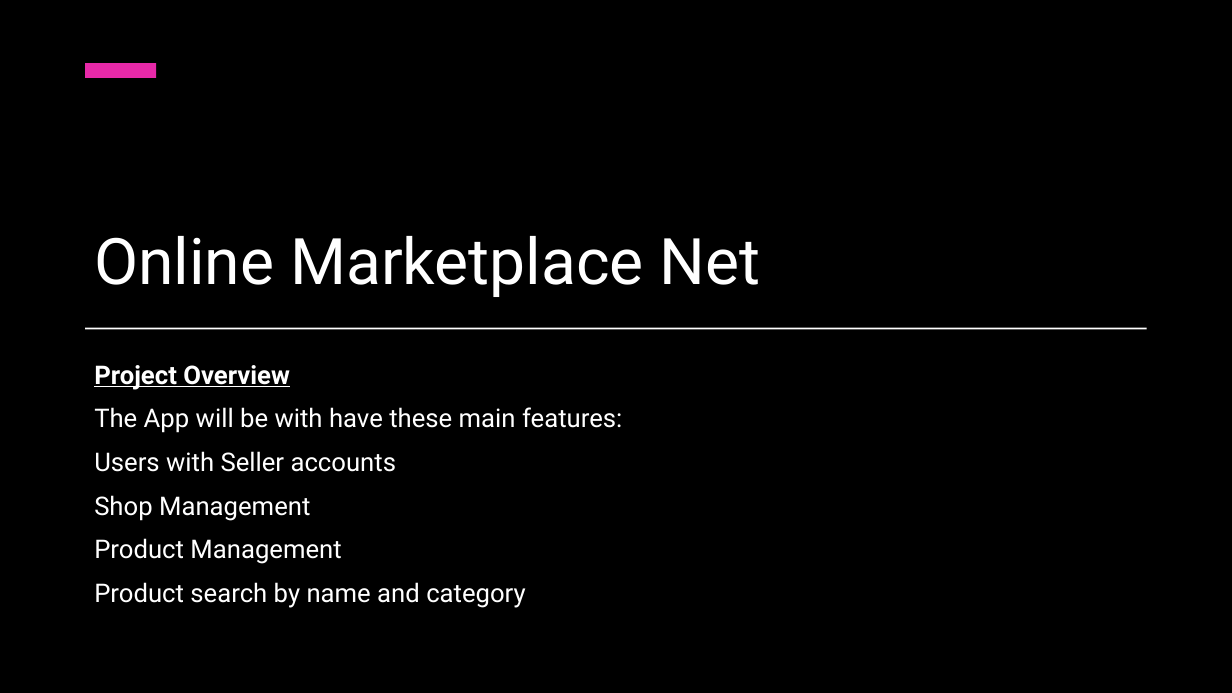
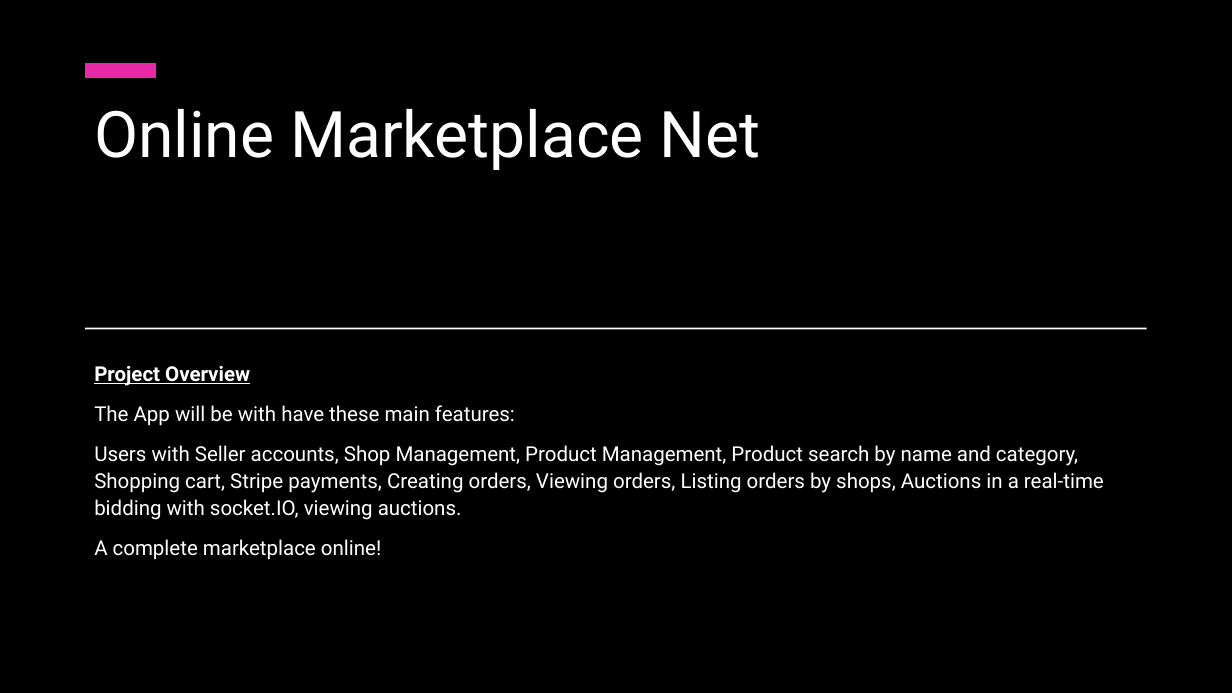
Before and after one commit to johnnyboysydney/Online_Marketplace_Net, a slide deck: slide 3 of Assets/Online Marketplace Net.pptx (slide 2 before the commit). Drawn at 1232x693 pixels with LibreOffice and Linux fonts; fonts in the diff are those of the drawing; background and template pictures are left out. Boxes give left, top, right and bottom in pixels: in the first picture for what was removed or moved away, otherwise in the second. Text is boxed around its words. In the diff, an @@ line names an element or a change of style, - is before the commit and + after.

```diff
--- a/Assets/Online Marketplace Net.pptx
+++ b/Assets/Online Marketplace Net.pptx
@@ title "Online Marketplace Net": place and size @@
-title "Online Marketplace Net" at (94,236,761,297)
+title "Online Marketplace Net" at (94,109,761,170)
@@ text at (94,366,515,426): size 20 to 16 pt in "Project Overview", "The App will be with have these ..."; line spacing 1 to 1.1 @@
@@ text at (94,445,1104,560): text changed; size 20 to 16 pt @@
-Users with Seller accounts
-Shop Management
-Product Management
-Product search by name and category
+Users with Seller accounts, Shop Management, Product Management, Product search by name and category, Shopping cart, Stripe payments, Creating orders, Viewing orders, Listing orders by shops, Auctions in a real-time bidding with socket.IO, viewing auctions.
+A complete marketplace online!
```
Also in this commit, not shown: 7 other slides changed, 3 slides added, 1 other file.
